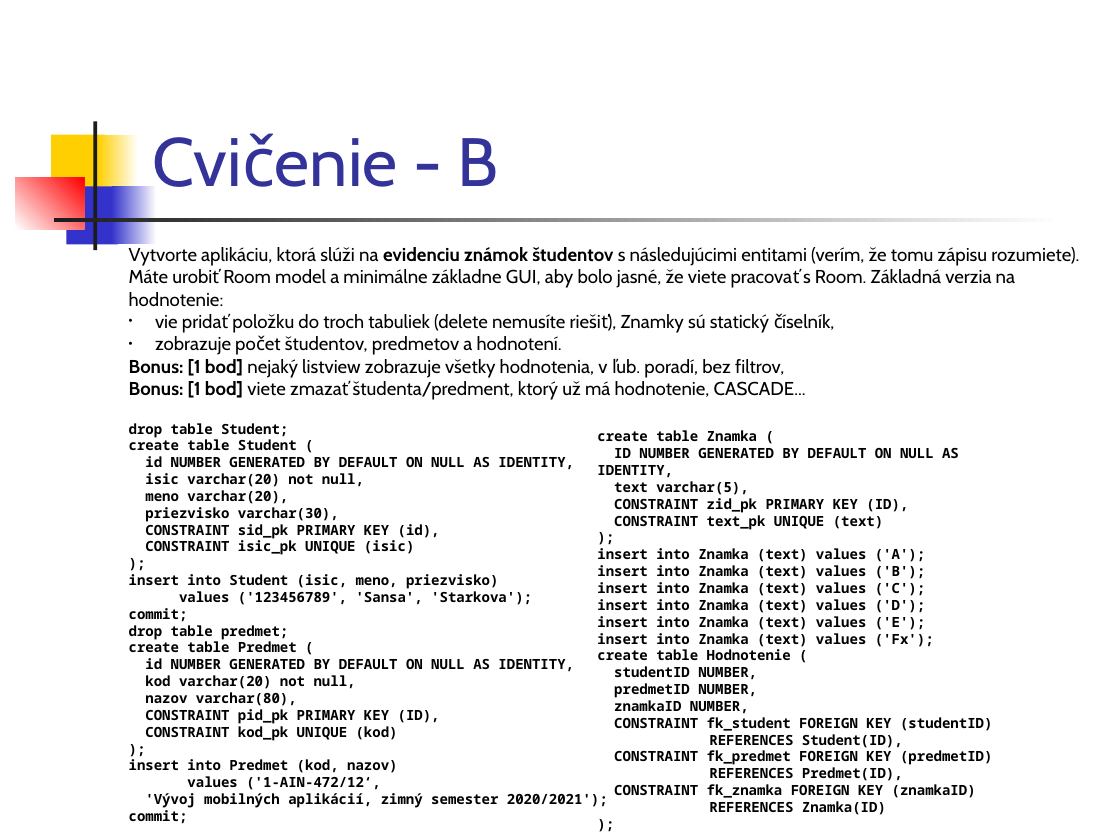
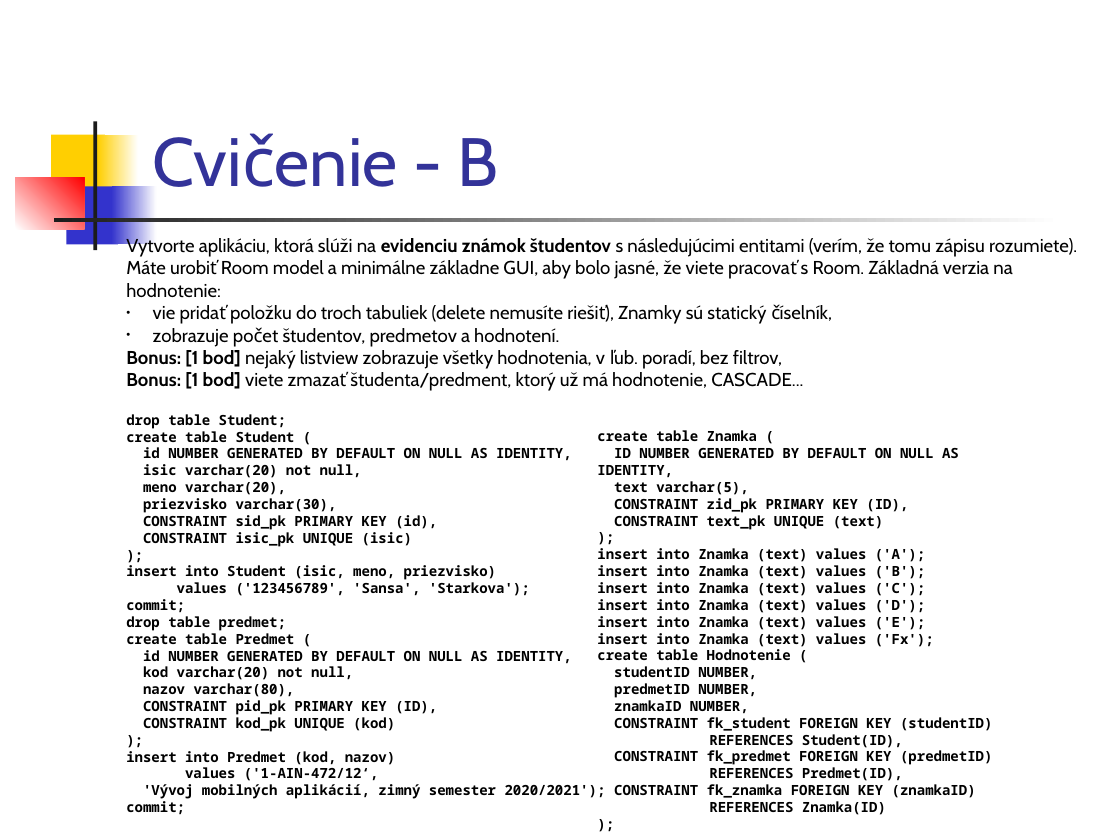
Before and after one commit to vmandro/Prednasky, a slide deck: slide 13 of 12/12_Android.ppt. Drawn at 1120x840 pixels with LibreOffice and Linux fonts; fonts in the diff are those of the drawing. Boxes give left, top, right and bottom in pixels: in the first picture for what was removed or moved away, otherwise in the second. Text is boxed around its words. In the diff, an @@ line names an element or a change of style, - is before the commit and + after.

```diff
--- a/12/12_Android.ppt
+++ b/12/12_Android.ppt
@@ text "Vytvorte aplikáciu, ktorá slúži na ...": place and size @@
-text "Vytvorte aplikáciu, ktorá slúži na ..." at [129,247,1079,824]
+text "Vytvorte aplikáciu, ktorá slúži na ..." at [126,237,1077,814]
```
Also in this commit, not shown: 18 other slides changed, 1 slide added, 1 other file.
